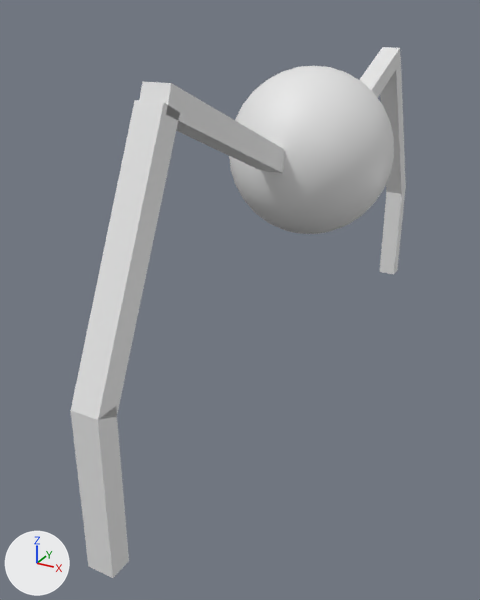
Renders of the FBX model Assets/enemiesFull/IKenemies/baksbot.fbx from each side of a commit.
Camera for both pictures: a 50 mm camera at (5.82, -13.26, 8.4) aimed at (-0.99, -0.87, 2.2). The lights are fixed; the arrows at lower left show +X, +Y and +Z. Where no turn or scale is listed for an object, it has been applied to the vertices.
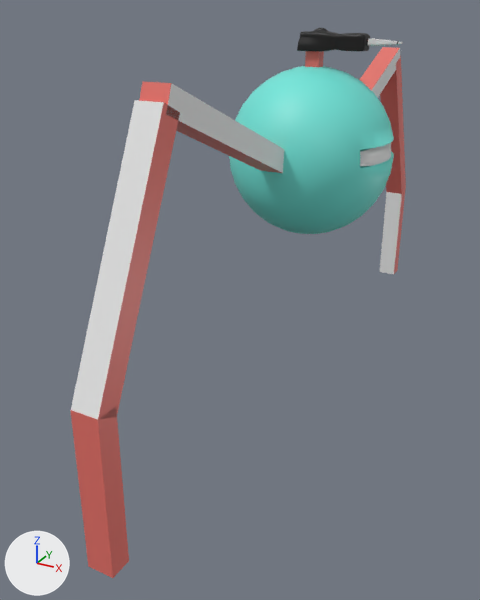
Where the newer file only moved an object's origin or applied its transform, the numbers keep the older frame.

The change, as a list of edits to the scene's bpy script:
```text
Add mat_head:
    mat_head = principled_material('head')
    mat_head.base_color = (0.166, 0.8, 0.711)  # cyan #71e7db
Add mat_material_001:
    mat_material_001 = principled_material('Material.001')
    mat_material_001.base_color = (0.8, 0.8, 0.8)  # white #e7e7e7
    mat_material_001.roughness = 0.4
Add mat_legs:
    mat_legs = principled_material('legs')
    mat_legs.base_color = (0.8, 0.166, 0.14)  # red #e77169
    mat_legs.roughness = 0.4
Add mat_legs2:
    mat_legs2 = principled_material('legs2')
    mat_legs2.base_color = (0.8, 0.8, 0.8)  # white #e7e7e7
Add mat_gun:
    mat_gun = principled_material('gun')
    mat_gun.base_color = (0.00206, 0.00206, 0.00206)  # black #070707
Add mat_material:
    mat_material = principled_material('Material')
    mat_material.base_color = (0.8, 0.8, 0.8)  # white #e7e7e7
Change me_sphere:
    used by ob_sphere; location = (-0.01, 0.61, 5.45)
    remove me_sphere.from_pydata(...)  # 482 vertices, 512 faces; spans x -1.83..1.83, y -1.83..1.83, z -1.83..1.83
    add me_sphere.from_pydata(...)  # 500 vertices, 528 faces; spans x -1.83..1.83, y -1.83..1.83, z -1.83..1.83
    me_sphere part 2
    6 faces are deleted
    8 vertices are added at x 1.44..1.51, y -1.01..1.01, z 0.02..0.33
    5 new vertices lie (-0.05, 0.0, -0.01) away from vertices in x 1.65..1.79, y -0.69..0.69, z 0.0..0.36
    5 new vertices lie (-0.06, 0.0, -0.01) away from vertices in x 1.69..1.83, y -0.7..0.7, z 0.0..0.36
    16 new faces join them, mat_head (cyan #71e7db)
    6 new faces join them, mat_material_001 (white #e7e7e7)
    me_sphere part 3: 506 faces spanning x -1.83..1.83, y -1.83..1.83, z -1.83..1.83 switch from no material to mat_head (cyan #71e7db)
    add me_sphere.materials.append(mat_material_001)  # white #e7e7e7
Change me_cube_011:
    where me_cube_011.from_pydata(...)  # 48 vertices, 36 faces; spans x -0.3..0.3, y -7.8..7.8, z -5.3..2.2
    used by ob_cube_006; location = (-0.08, 0.62, 5.26)
    me_cube_011 part 1: 30 of the faces centred in x -0.3..0.3, y -7.8..7.8, z -5.3..2.0 switch from no material to mat_legs (red #e77168)
    add me_cube_011.materials.append(mat_legs2)  # white #e7e7e7
Add me_cube_001:
    me_cube_001.from_pydata(...)  # a box spanning x -0.15..0.15, y -0.13..0.13, z -0.364..0.364
    me_cube_001.materials.append(mat_legs)  # red #e77169
Add me_cube_002:
    me_cube_002.from_pydata(...)  # 17794 vertices, 17792 faces; spans x -1.28..0.89, y -0.24..0.24, z -0.2..0.25
    # faces by material slot: [14588, 3204]
    me_cube_002.materials.append(mat_gun)  # black #070707
    me_cube_002.materials.append(mat_material)  # white #e7e7e7
Add ob_cube:
    ob_cube = bpy.data.objects.new('Cube', me_cube_001)
    ob_cube.location = (-0.01, 0.6, 7.25)
Add ob_cube_001:
    ob_cube_001 = bpy.data.objects.new('Cube.001', me_cube_002)
    ob_cube_001.location = (0.97, 0.6, 7.77)
```

Pixel boxes (x1, y1, x2, y2) of what changed, in the pictures (480 x 600 px):
'Cube.001', added (black): after (297, 28, 403, 52)
    faces in mat_gun (black #070707): (297, 28, 399, 52)
    faces in mat_material (white #e7e7e7): (368, 38, 403, 46)
'Cube', added: after (305, 51, 324, 67)
part 1 of me_cube_011, recoloured: (70, 47, 406, 578) in both
part 2 of me_sphere, built on: before (360, 140, 394, 168); after (360, 143, 394, 166)
part 3 of me_sphere, recoloured (white to cyan): (229, 66, 394, 234) in both
